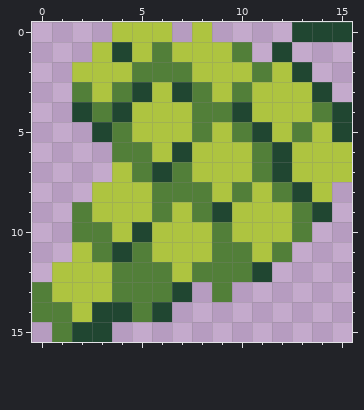
Pixel-art sprite -- android/assets/grapes.png. Above, as it was before the edit.
The file is 16x16 pixels.
The same view after the edit:
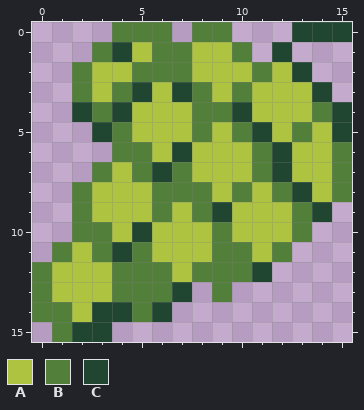
Palette (. is transparent): A #aec440  B #527f39  C #204631
The edit:
@@ x 0..15 @@
- 0 ....AAA.A....CCC
- 1 ...ACABAAAB.C...
- 2 ..AAABBBAAABAC..
+ 0 ....BBB.BB...CCC
+ 1 ...BCABBAAB.C...
+ 2 ..BAABBBAAABAC..
  3 ..BABCACBABAAAC.
@@ x 0..15 @@
  5 ...CBAAABABCABAC
- 6 ....BBACAAABCAAA
- 7 ....ABCBAAABCAAA
- 8 ...AAABBBABABCA.
+ 6 ....BBACAAABCAAB
+ 7 ...BABCBAAABCAAB
+ 8 ..BAAABBBABABCAB
  9 ..BAAABABCAAABC.
 10 ..BBACAAABAAAB..
-11 ..ABCBAAABBAB...
-12 .AAABBBABBBC....
+11 .BABCBAAABBAB...
+12 BAAABBBABBBC....
 13 BAAABBBC.B......
Boxes around the changes in both pictures, in picture pixels (x1, y1, x2, y2):
changed: (72, 22, 232, 82)
changed: (332, 142, 352, 202)
added: (32, 162, 112, 282)
